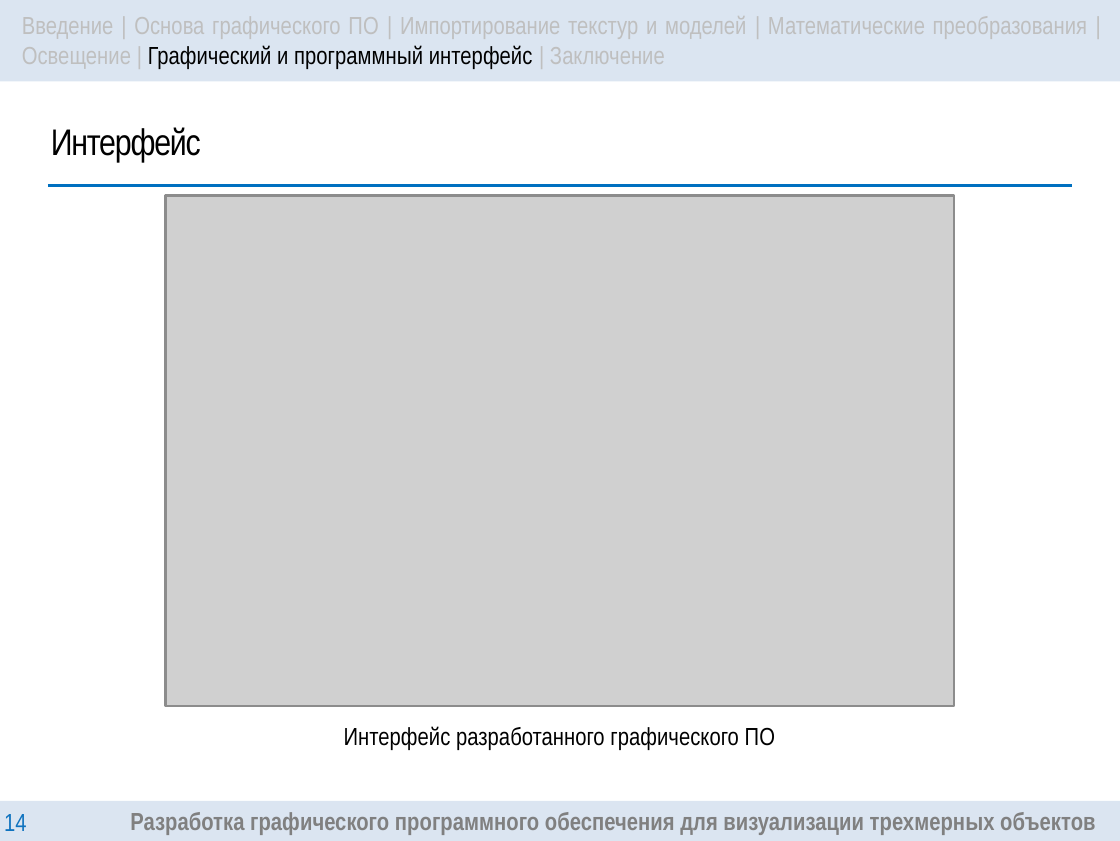
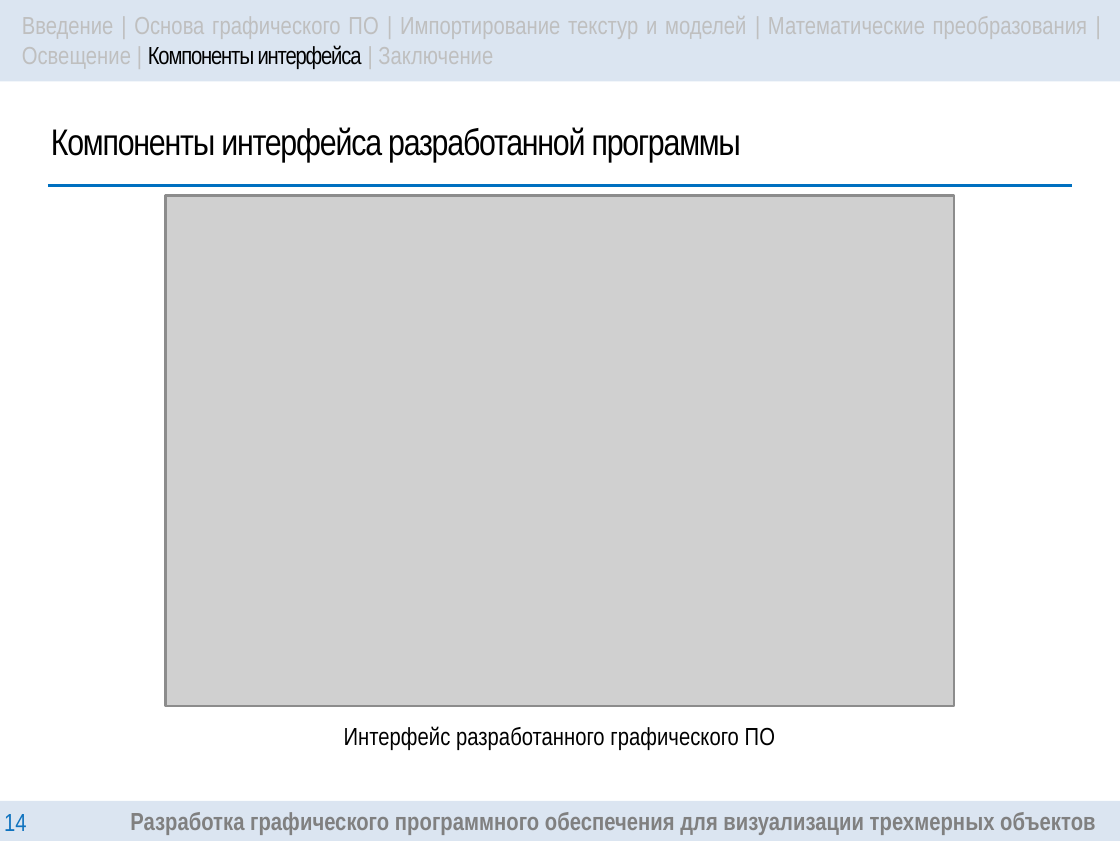
Before and after one commit to DanielDaVinci/Diploma, a slide deck: slide 14 of Diploma/presentation/Presentation.pptx. Drawn at 1120x841 pixels with LibreOffice and Linux fonts; fonts in the diff are those of the drawing; grey boxes stand for pictures. Boxes give left, top, right and bottom in pixels: in the first picture for what was removed or moved away, otherwise in the second. Text is boxed around its words. In the diff, an @@ line names an element or a change of style, - is before the commit and + after.

```diff
--- a/Diploma/presentation/Presentation.pptx
+++ b/Diploma/presentation/Presentation.pptx
@@ text in rectangle at (x1=22, y1=16, x2=1087, y2=69): text changed @@
-Введение | Основа графического ПО | Импортирование текстур и моделей | Математические преобразования | Освещение | Графический и программный интерфейс | Заключение
+Введение | Основа графического ПО | Импортирование текстур и моделей | Математические преобразования | Освещение | Компоненты интерфейса | Заключение
@@ title at (x1=51, y1=127, x2=741, y2=163): text changed @@
-Интерфейс
+Компоненты интерфейса разработанной программы
```
Also in this commit, not shown: 10 other slides changed, 1 slide added, 1 slide removed.
